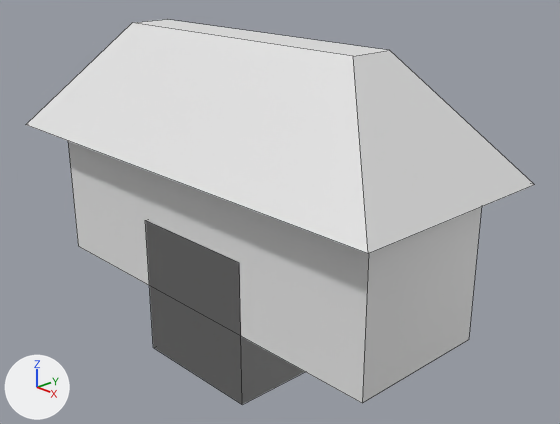
A saved change to the Blender file ressources/meshes/global.blend.
Both versions are drawn from a 50 mm lens placed at (7.59, -6.53, 4.79), pointed at (0.33, 0.3, 1.15). Every picture has the same lights, and +X, +Y and +Z are marked at lower left. Mesh edges are drawn as thin lines. The same objects are shown in both versions, whatever each file hides.

Script lines for the objects in view, before the commit:
```python
me_hatamesh = bpy.data.meshes.new('hataMesh')
me_hatamesh.from_pydata(...)  # 40 vertices, 27 faces; spans x -3.38..3.38, y -1.47..1.47, z -1.0..3.52
me_hatamesh.materials.append(mat_material)  # white #e7e7e7
ob_hata = bpy.data.objects.new('hata', me_hatamesh)
ob_hata.location = (0.0, 0.0, 0.0)
```
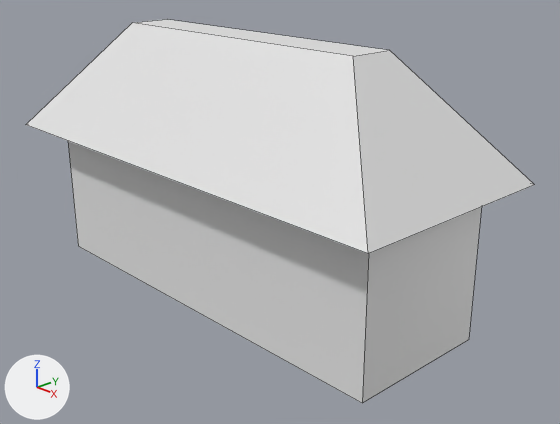
The change, as a list of edits to the scene's bpy script:
```text
Change me_hatamesh:
    where me_hatamesh.from_pydata(...)  # 40 vertices, 27 faces; spans x -3.38..3.38, y -1.47..1.47, z -1.0..3.52
    used by ob_hata; location = (0.0, 0.0, 0.0)
    me_hatamesh part 1: the loose piece of 8 vertices spanning x -1.0..1.0, y -1.0..1.0, z -1.0..1.0 is deleted
    me_hatamesh part 2: the loose piece of 8 vertices spanning x -1.0..1.0, y -1.0..1.0, z -1.0..1.0 is deleted
```

Boxes (x1, y1, x2, y2) around the edits, measured in the pictures (560 x 424 px):
'hata', reshaped: before (26, 20, 534, 404); after (26, 20, 534, 403)
part 1 of me_hatamesh, deleted: before (145, 220, 305, 404)
part 2 of me_hatamesh, deleted: before (146, 221, 242, 403)
